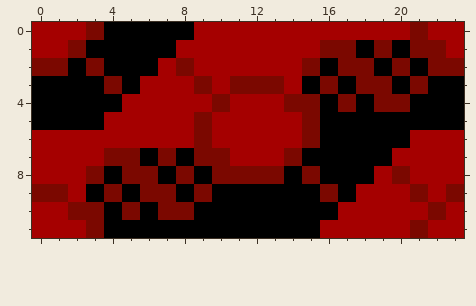
Pixel-art sprite: gamelime/debug/images/break/bkg_24x12_01.png. Above is the file before it was changed.
The file is 24x12 pixels.
After the commit:
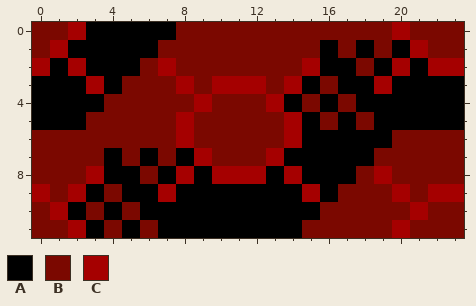
Palette (. is transparent): A #000000  B #7b0800  C #a50000
Change:
Colour B becomes colour A in row 0 at x 3; in row 1 at x 2 and 16; in row 2 at x 1, 3 and 17; in row 3 at x 4, 18 and 21; in row 4 at x 14 and 19 to 20; in rows 5 to 6 at x 15.
Colour B becomes colour A in row 7 at x 4 and 14; in row 8 at x 5, 13 and 15; in row 9 at x 6, 9 and 16; in row 10 at x 2 and 7 to 8; in row 11 at x 3.
Colour A becomes colour B in row 0 at x 8; in row 1 at x 7; in row 2 at x 6; in row 3 at x 5; in row 4 at x 4; in row 5 at x 3, 16 and 18.
Colour A becomes colour B in row 6 at x 20; in row 7 at x 19; in row 8 at x 18; in row 9 at x 17; in row 10 at x 16; in row 11 at x 4, 6 and 15.
Colour C becomes colour B in row 0 at x 0 to 1, 9 to 19 and 22 to 23; in row 1 at x 0, 8 to 15 and 23; in row 2 at x 9 to 14; in row 3 at x 6 to 7; in row 4 at x 5 to 8 and 11 to 12; in row 5 at x 4 to 7 and 10 to 13.
Colour C becomes colour B in row 6 at x 0 to 7, 10 to 13 and 21 to 23; in row 7 at x 0 to 3, 11 to 12 and 20 to 23; in row 8 at x 0 to 2 and 21 to 23; in row 9 at x 18 to 19; in row 10 at x 0, 17 to 20 and 23; in row 11 at x 0 to 1, 16 to 19 and 22 to 23.
Colour A becomes colour C in row 2 at x 2; in row 3 at x 3; in row 8 at x 14; in row 9 at x 15.
Colour B becomes colour C in row 1 at x 21; in row 2 at x 0, 15, 20 and 22 to 23; in row 3 at x 11 to 12 and 19; in row 7 at x 9; in row 8 at x 3, 8 and 10 to 12; in row 9 at x 0, 7 and 23.
Changed places in both pictures, as pixel boxes (x1, y1, x2, y2):
changed: (32, 22, 464, 238)
